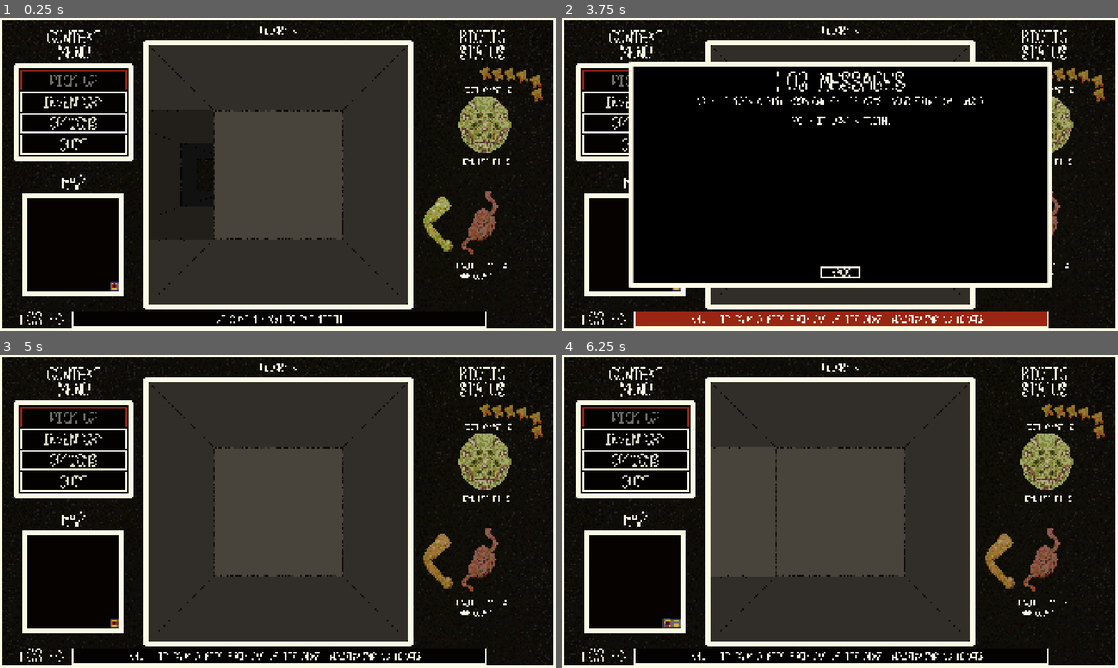
Above: before the commit, frames 1-4 (two rows, left to right).
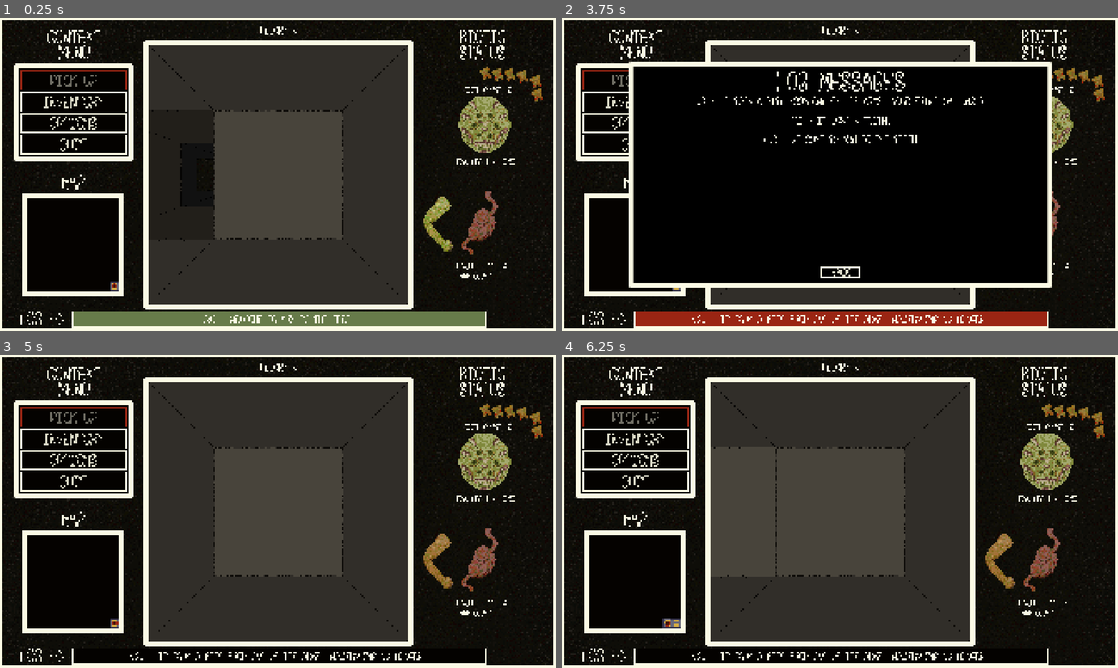
Above: after the commit, the same moments.

Repository: sym-z/arm-to-the-teeth
Game: Godot game, scene res://scenes/testing_level/testing_level.tscn
The game is run twice, just before and just after one commit, with the same random seed, the same clock (stepped at 60 frames per second) and the same inputs. The project has no main scene, so this scene is started directly.
Inputs (mouse positions are in pixels of both pictures, inside the frame that each line leads up to):
- Up to frame 1 (0.25 s): no input
- Up to frame 2 (3.75 s): click "INVENTORY" at 0.5 s; click "EAT" at 1.25 s; click "BACK" at 2 s; click "OPTIONS" at 2.75 s; tap Enter at 3.5 s; move the mouse to (840, 318) at 3.52 s; hold D (turn_right) from 3.53 s (still down); hold Space (pick_up) from 3.53 s (still down); click (840, 318) at 3.67 s
- Up to frame 3 (5 s): release D (turn_right) at 4.25 s; release Space (pick_up) at 4.25 s; click "BACK" at 4.25 s
- Up to frame 4 (6.25 s): tap Space (pick_up) at 5, 5.1 s; move the mouse to (728, 527) at 5.02 s; hold S (move_back) 5.03-5.78 s; tap Enter at 5.75 s; move the mouse to (895, 442) at 5.77 s; hold D (turn_right) from 5.78 s (still down); hold Space (pick_up) from 5.78 s (still down)

The runs differ from the first frame. In frame 1, 3.5% of the frame differs, in the area x 13-93%, y 44-99%; in frame 2, 0.2%; in frame 3, less than 0.1%; in frame 4, less than 0.1%.

Commit message:
Log label and health stat showcase tweak, planning

Diff:
--- a/src/prefabs/ui/ui.gd
+++ b/src/prefabs/ui/ui.gd
@@ -61,6 +61,8 @@
 		post_death_log_transfer()
 	# Initialize viewport header label
 	viewport_header_label.text = "FLOOR: " + str(Globals.curr_floor)
+	# Adds default log line text as first log
+	Log.add_log_message(log_line_label.text)
 
 # Work should start only when the map is done filling.
 func _on_map_map_filled():
@@ -103,7 +105,7 @@
 func refresh_temp_labels():
 	tooth_label.text = "TOOTH COUNT: " + str(player.head.tooth_count)
 	arm_label.text = "ARM COUNT: " + str(player.arm_count)
-	head_label.text = "HEAD HEALTH: " + str(player.head.health)
+	head_label.text = "HEAD HEALTH: (" + str(player.head.health) + "/" + str(player.head.max_health) + ")"
 	hunger_label.text = "HUNGER LEVEL: " + str(player.hunger)
 
 func _on_player_hunger_ticked():
Not shown, changed: docs/DEVLOG.md
Not shown, changed: docs/TODO.md
